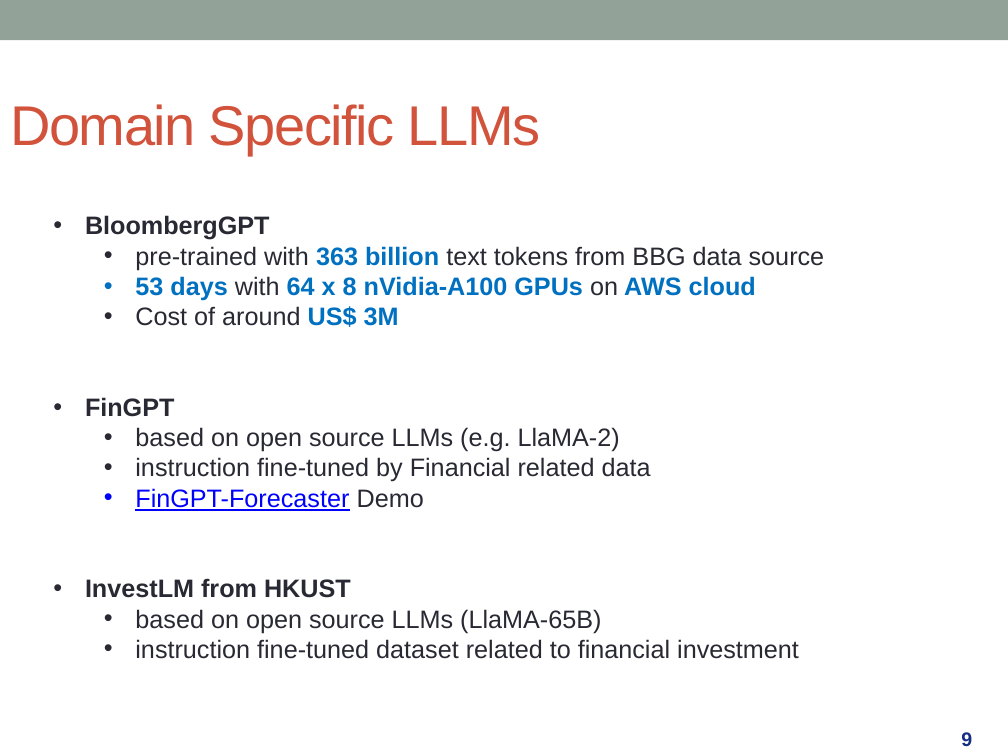
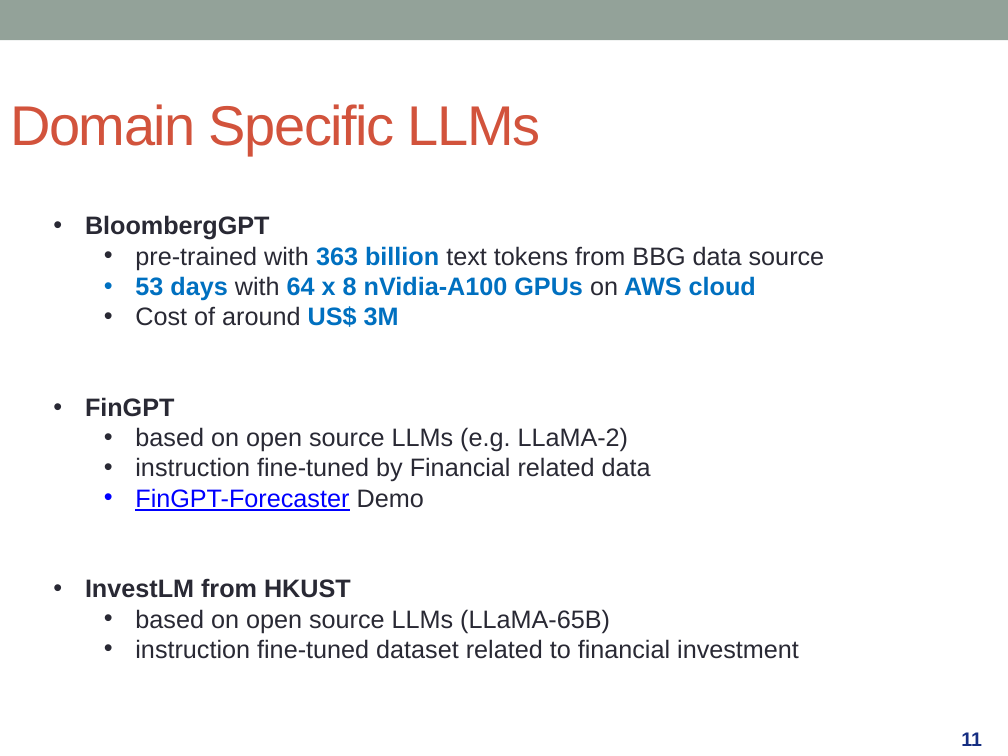
Before and after one commit to kenwkliu/ideas, a slide deck: slide 11 of slides/GenAI.pptx (slide 9 before the commit). Drawn at 1008x756 pixels with LibreOffice and Linux fonts; fonts in the diff are those of the drawing. Boxes give left, top, right and bottom in pixels: in the first picture for what was removed or moved away, otherwise in the second. Text is boxed around its words. In the diff, an @@ line names an element or a change of style, - is before the commit and + after.

```diff
--- a/slides/GenAI.pptx
+++ b/slides/GenAI.pptx
@@ text at (135, 427, 629, 452): text changed @@
-  • based on open source LLMs (e.g. LlaMA-2)
+  • based on open source LLMs (e.g. LLaMA-2)
@@ text at (135, 609, 610, 633): text changed @@
-  • based on open source LLMs (LlaMA-65B)
+  • based on open source LLMs (LLaMA-65B)
@@ page number at (961, 732, 982, 746): text changed @@
-9
+11
```
Also in this commit, not shown: 5 other slides changed, 4 slides added, 1 slide removed.
